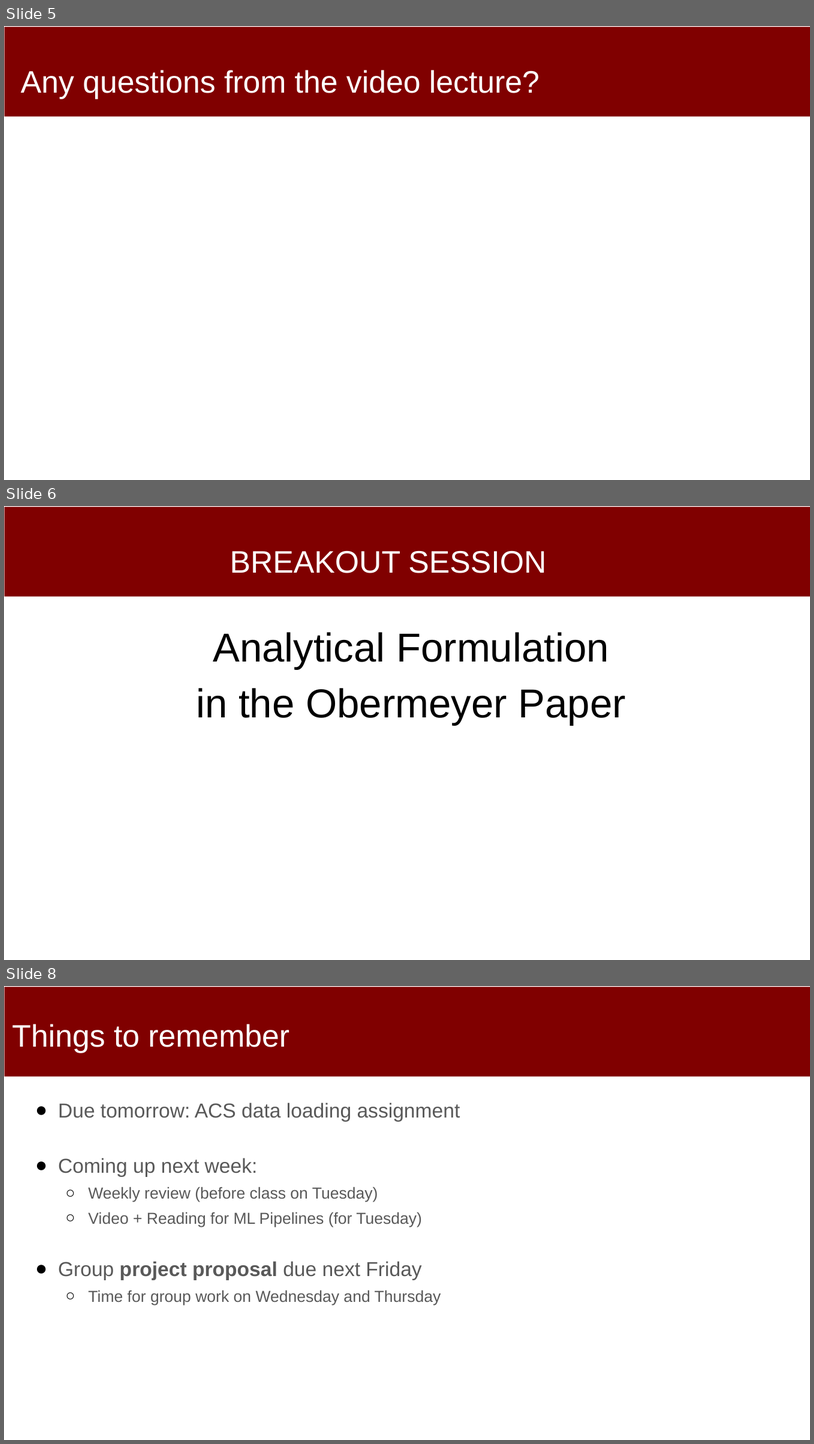
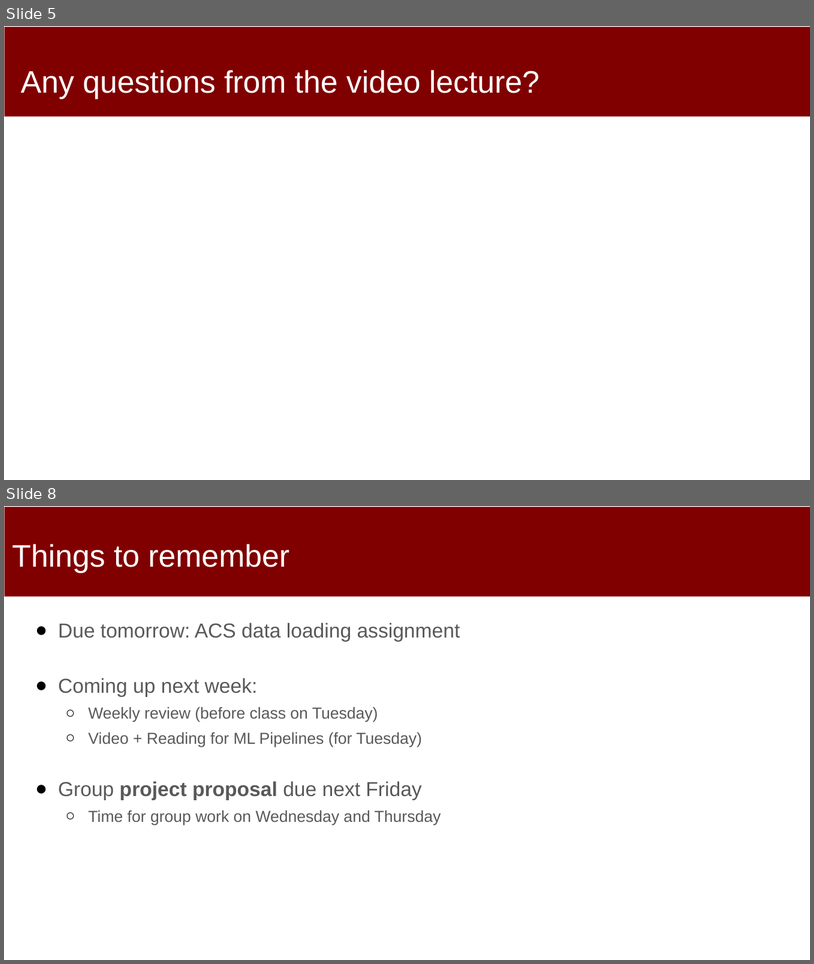
Before and after one commit to dssg/mlforpublicpolicylab, a slide deck: 03 - Data Exploration, Analytical Formulation, and Baselines/formulation-discussion.pptx. Shown one above the other, each under a label of ours: slides 5, 6 and 8 before the commit, slides 5 and 8 after it; the slides between them are not shown. The pictures are 814x1444 and 814x964 pixels, drawn with LibreOffice and Linux fonts; fonts in the diff are those of the drawing. Boxes give left, top, right and bottom in pixels: in the first picture for what was removed or moved away, otherwise in the second. Text is boxed around its words. In the diff, an @@ line names an element or a change of style, - is before the commit and + after.

Commit message:
formulation slides updates

```diff
--- a/03 - Data Exploration, Analytical Formulation, and Baselines/formulation-discussion.pptx
+++ b/03 - Data Exploration, Analytical Formulation, and Baselines/formulation-discussion.pptx
@@ slide 6 removed at bbox=[4, 506, 810, 960], background #FFFFFF; not listed: 1 template element that a slide beside it also shows @@
@@ title removed at bbox=[230, 551, 546, 573] @@
-BREAKOUT SESSION
@@ text removed at bbox=[196, 632, 626, 724] @@
-Analytical Formulation
-in the Obermeyer Paper
```
Also in this commit, not shown: 1 slide changed, 1 slide added.
